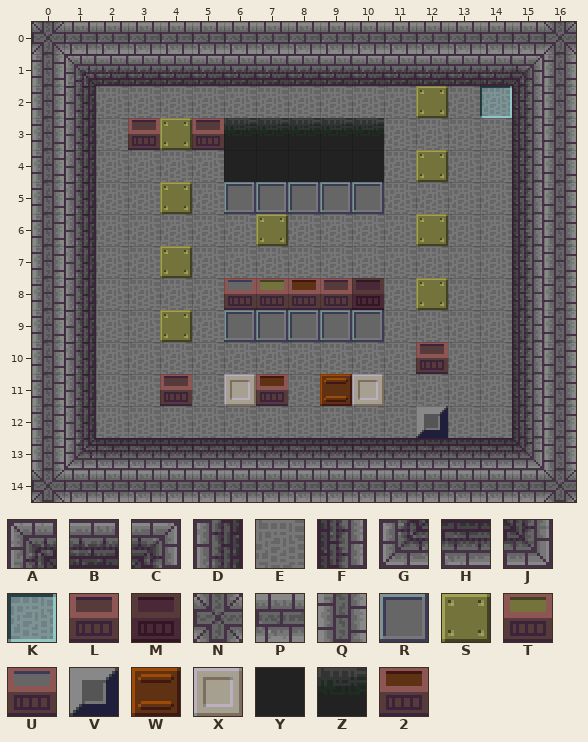
Tiled map -- levels/level17.tmx. Above, as it was before the edit.
Cells are 16x16 px. Shown: x 0..16, y 0..14.
Key: from "level_tiles": A 0 "wall", B 1 "wall", C 2 "wall", D 8 "wall", E 9 "floor", F 10 "wall", G 16 "wall", H 17 "wall", J 18 "wall", K 24 "goal", L 25 "box", M 26 "box", N 31 "wall", P 36 "wall", Q 37 "wall", R 39 "floor", S 44 "plate", T 45 "box", U 46 "box", V 47 "wall", W 49 "plate", X 50 "floor", Y 51 "hole", Z 52 "hole", 2 54 "box".
_ is an empty cell.
Layers that did not change in this view are not listed.
Layer "base" before, first column x 0:
 0 NPPPPPPPPPPPPPPPN
 1 QABBBBBBBBBBBBBCQ
 2 QDEEEEEEEEEESEKFQ
 3 QDELSLZZZZZEEEEFQ
 4 QDEEEEYYYYYESEEFQ
 5 QDEESERRRRREEEEFQ
 6 QDEEEEESEEEESEEFQ
 7 QDEESEEEEEEEEEEFQ
 8 QDEEEEUT2LMESEEFQ
 9 QDEESERRRRREEEEFQ
10 QDEEEEEEEEEELEEFQ
11 QDEELEX2EWXEEEEFQ
12 QDEEEEEEEEEEVEEFQ
13 QGHHHHHHHHHHHHHJQ
14 NPPPPPPPPPPPPPPPN
And afterwards:
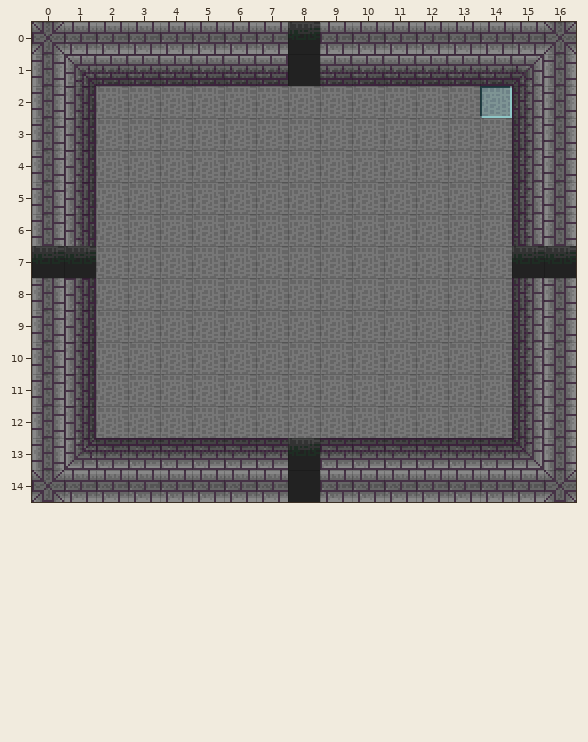
Diff:
Changed rows in their new state; . is an unchanged cell.
Layer "base":
first column x 0:
 0 ........Z........
 1 ........Y........
 2 ............E....
 3 ...EEEEEEEE......
 4 ......EEEEE.E....
 5 ....E.EEEEE......
 6 .......E....E....
 7 ZZ..E..........ZZ
 8 ......EEEEE.E....
 9 ....E.EEEEE......
10 ............E....
11 ....E.EE.EE......
12 ............E....
13 ........Z........
14 ........Y........
